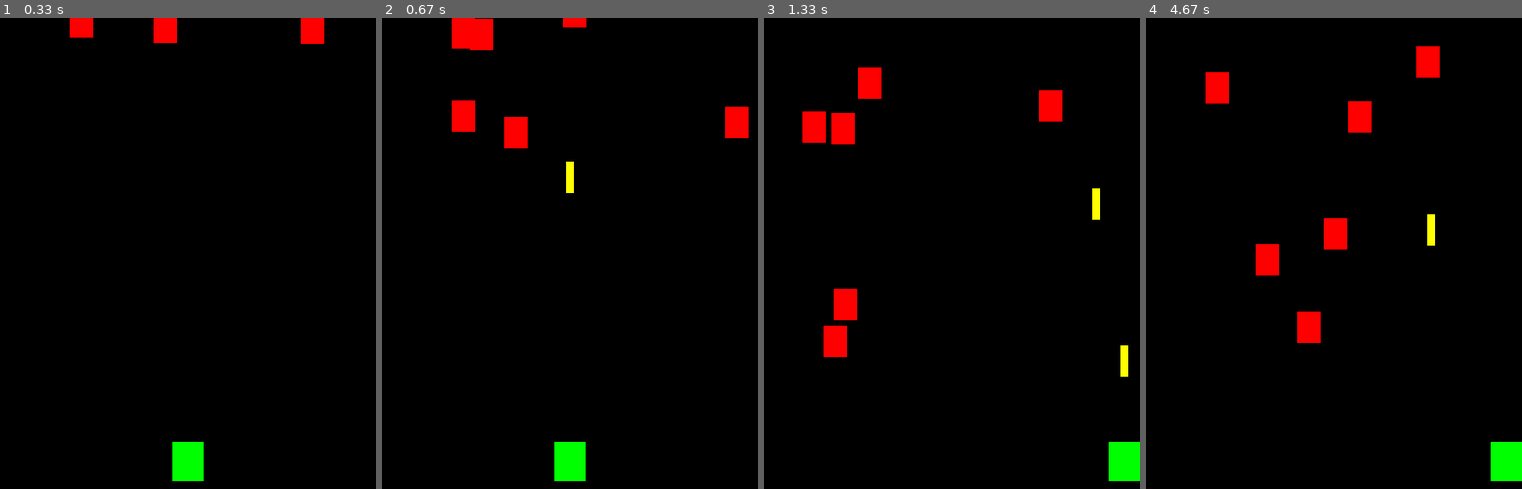
Above: before the commit, frames 1-4 (left to right).
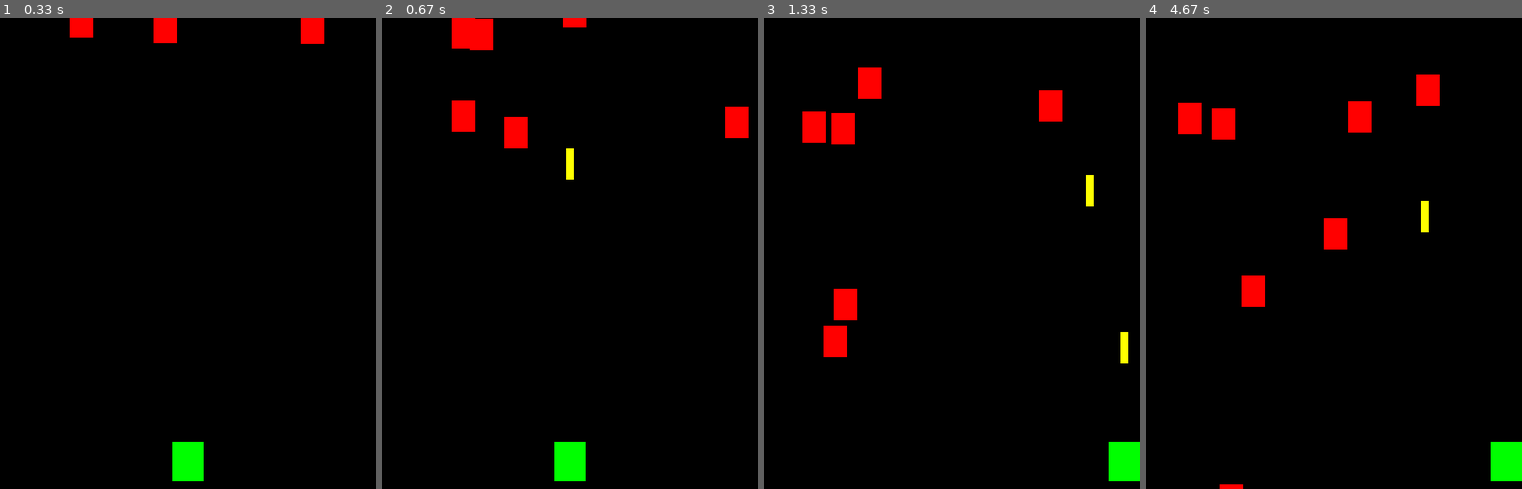
Above: after the commit, the same moments.

Repository: Inksaver/Shmup_With_Pygame_Love2D_Monogame
Game: pygame game, started from Episode03-Bullets_And_Collisions/Pygame/Shmup tutorial-03.py
Same seed, same stepped clock (60 frames per second), same inputs: the game is played once before the commit and once after it.
Inputs:
- Up to frame 1 (0.33 s): no input
- Up to frame 2 (0.67 s): tap Space at 0.33 s
- Up to frame 3 (1.33 s): hold Right 0.67-1.13 s; tap Space at 0.73, 1.03, 1.23 s; hold Right from 1.17 s (still down)
- Up to frame 4 (4.67 s): tap Space at 1.53, 1.73, 2.03, 2.3, 2.6, 2.73, 3.03, 3.4, 3.7, 3.9, 4.2, 4.4 s; release Right at 1.63 s; hold Left 1.67-2.2 s; hold Left 2.23-2.63 s; hold Right 2.67-3.3 s; hold Left 3.33-3.8 s; hold Right 3.83-4.3 s; hold Right from 4.33 s (still down)

Frame 1 is identical in both runs. In frame 2, 0.1% of the frame differs, in the area x 48-52%, y 27-38%; in frame 3, 0.4%; in frame 4, 3.6%, in the area x 8-79%, y 6-100%.

Commit message:
Update Shmup tutorial-03.py

Diff:
--- a/Episode03-Bullets_And_Collisions/Pygame/Shmup tutorial-03.py
+++ b/Episode03-Bullets_And_Collisions/Pygame/Shmup tutorial-03.py
@@ -44,7 +44,7 @@
 
 	return keystate, key_down, quit					# usage: if key_down == pygame.K_RETURN:
 
-def check_mob_bullet_collisions() -> None:
+def check_mob_bullet_collisions(dt) -> None:
 	''' check if any bullets are colliding with any Mobs '''
 	for i in range(len(bullets) -1, -1, -1):
 		destroy = False
@@ -59,6 +59,10 @@
 				mobs[j].reset()
 				if len(bullets) == 0:
 					break
+	''' update bullets '''
+	for i in range(len(bullets) - 1, -1, -1):
+		if not bullets[i].update(dt):
+			bullets.pop()
 
 def check_mob_player_collisions(keystate:object, dt:float) -> None:
 	''' check if mob hit player '''
@@ -67,7 +71,8 @@
 		mob.update(dt)
 		''' check if any mobs colliding with Player '''
 		if collides(mob.get_rect(), player.rect):
-			shared.gamestate = shared.gamestates['quit']
+			if not shared.debug:
+				shared.gamestate = shared.gamestates['quit']
 
 def shoot() -> None:
 	''' fire bullet if enough time has passed '''
@@ -76,12 +81,6 @@
 		bullets.append(newBullet)
 		data.new_bullet_timer = 0
 		data.allow_new_bullet = False
-
-def update_bullets(dt:float) -> None:
-	''' update bullets '''
-	for i in range(len(bullets) - 1, -1, -1):
-		if not bullets[i].update(dt):
-			bullets.pop()
 
 def load() -> None:
 	''' Setup pygame and load all assets '''
@@ -100,6 +99,7 @@
 
 	for i in range(8):									# make 8 mobs
 		mobs.append(mob.Mob(30, 40, shared.RED))
+	shared.debug = True
 
 def update() -> None:
 	'''
@@ -119,13 +119,10 @@
 		shared.gamestate = shared.gamestates["quit"]		# set gamestate to quit
 	else:
 		if shared.gamestate == shared.gamestates["play"]:
-			check_mob_player_collisions(keystate, dt)
-			update_bullets(dt)
-
 			if key_down == pygame.K_SPACE or keystate[pygame.K_SPACE]:
 				shoot()
-
-			check_mob_bullet_collisions()
+			check_mob_player_collisions(keystate, dt)
+			check_mob_bullet_collisions(dt)
 
 def draw() -> None:
 	''' Draw background and all active sprites '''
